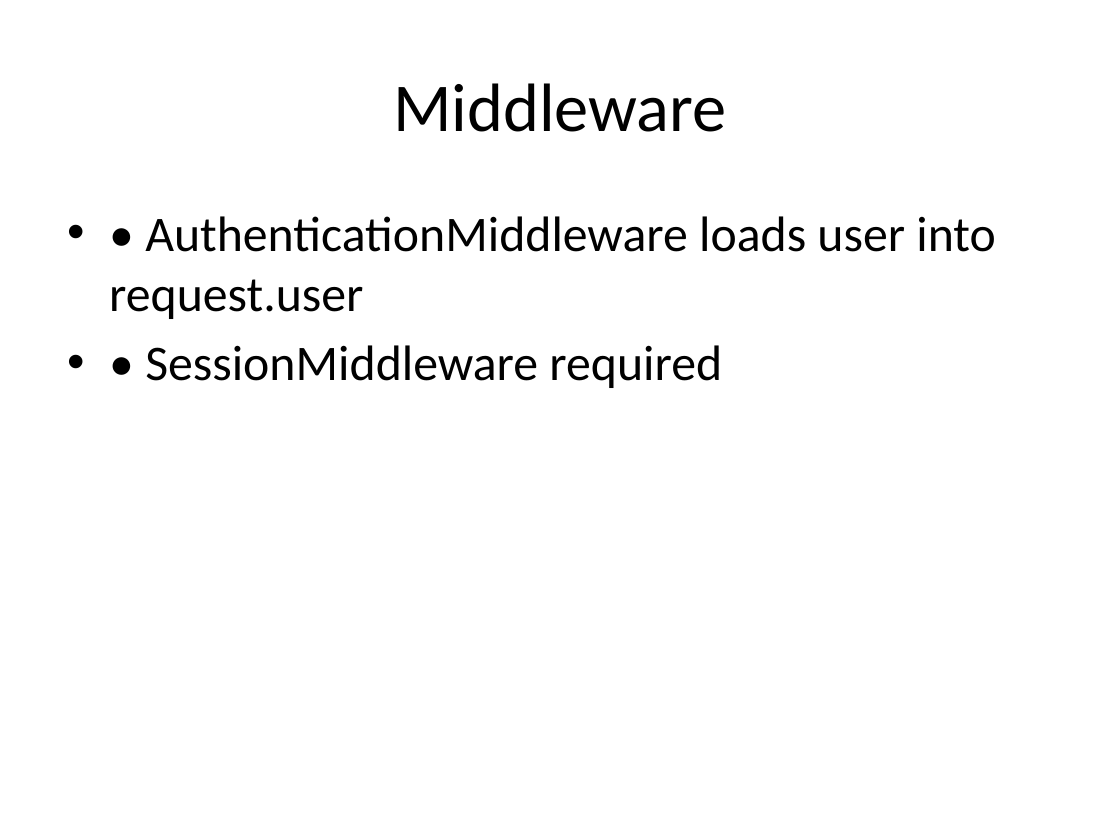
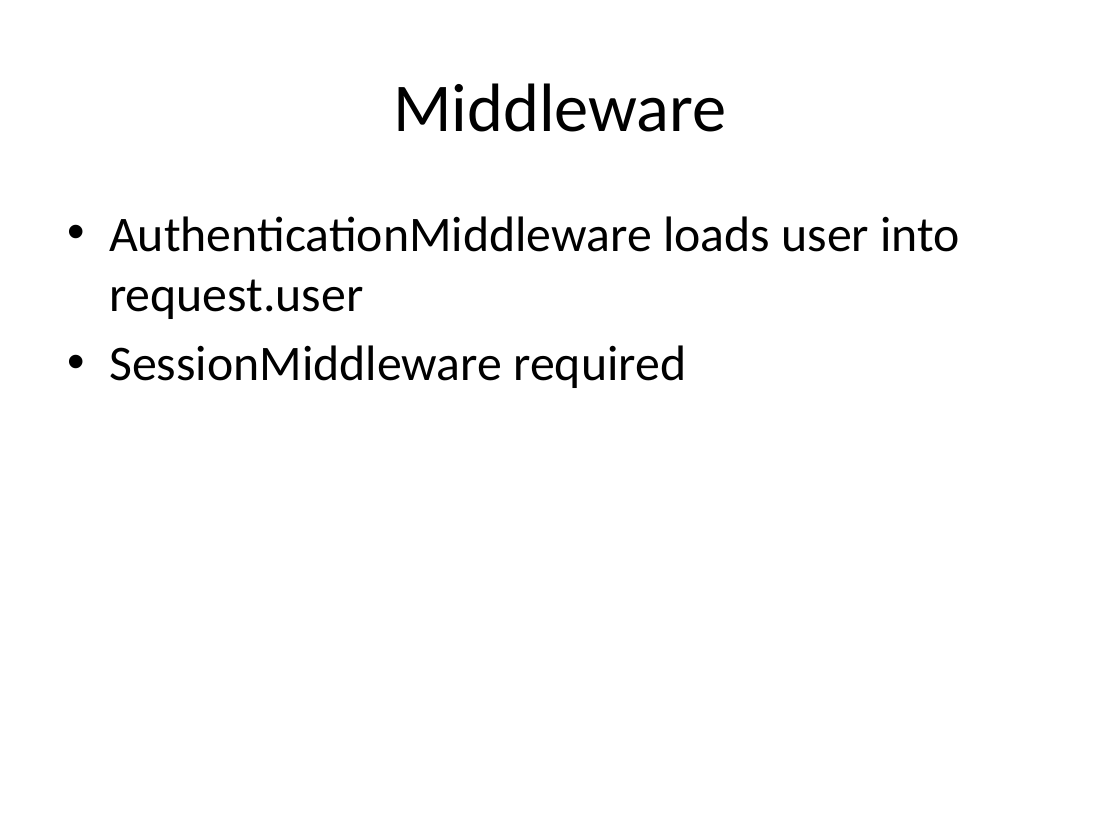
Before and after one commit to seanwhs/Django-Authorization-Crash-Course, a slide deck: slide 12 of django_auth_slides.pptx (slide 8 before the commit). Drawn at 1120x840 pixels with LibreOffice and Linux fonts; fonts in the diff are those of the drawing. Boxes give left, top, right and bottom in pixels: in the first picture for what was removed or moved away, otherwise in the second. Text is boxed around its words. In the diff, an @@ line names an element or a change of style, - is before the commit and + after.

```diff
--- a/django_auth_slides.pptx
+++ b/django_auth_slides.pptx
@@ text at [109,216,960,388]: text changed @@
-• • AuthenticationMiddleware loads user into request.user
-• • SessionMiddleware required
+• AuthenticationMiddleware loads user into request.user
+• SessionMiddleware required
```
Also in this commit, not shown: 8 other slides changed, 4 slides added.
